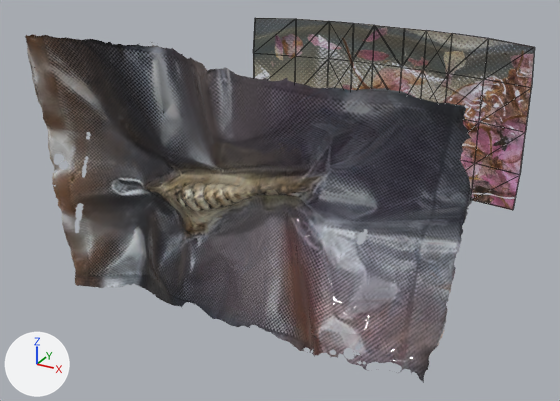
What one commit did to the glTF model docs/wald_iii.glb.
Camera for both pictures: a camera (50 mm lens) standing at (2.51, -3.94, 3.38) and looking at (-0.14, 0.88, 0.97). Arrows for +X, +Y and +Z are at lower left; the lights stay in place. Mesh edges are drawn as thin lines on the coarser meshes.

Objects in the first picture: 'knochen', 'videotarget'.
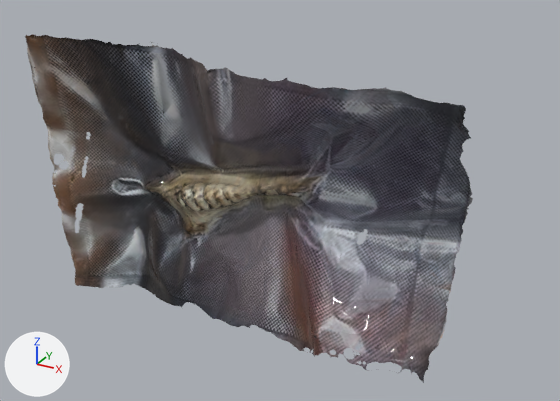
What differs and where, as boxes (x1, y1, x2, y2) in the pictures (560 x 401 px):
```json
{"object": "videotarget", "change": "deleted", "before": [253, 18, 535, 210]}
```

Edits to the scene script, one JSON object a line:
```json
{"op": "remove", "block": "ob_videotarget", "code": ["ob_videotarget = bpy.data.objects.new('videotarget', me_plane_001)", "ob_videotarget.location = (0.0, 0.0, 0.0)"]}
```
